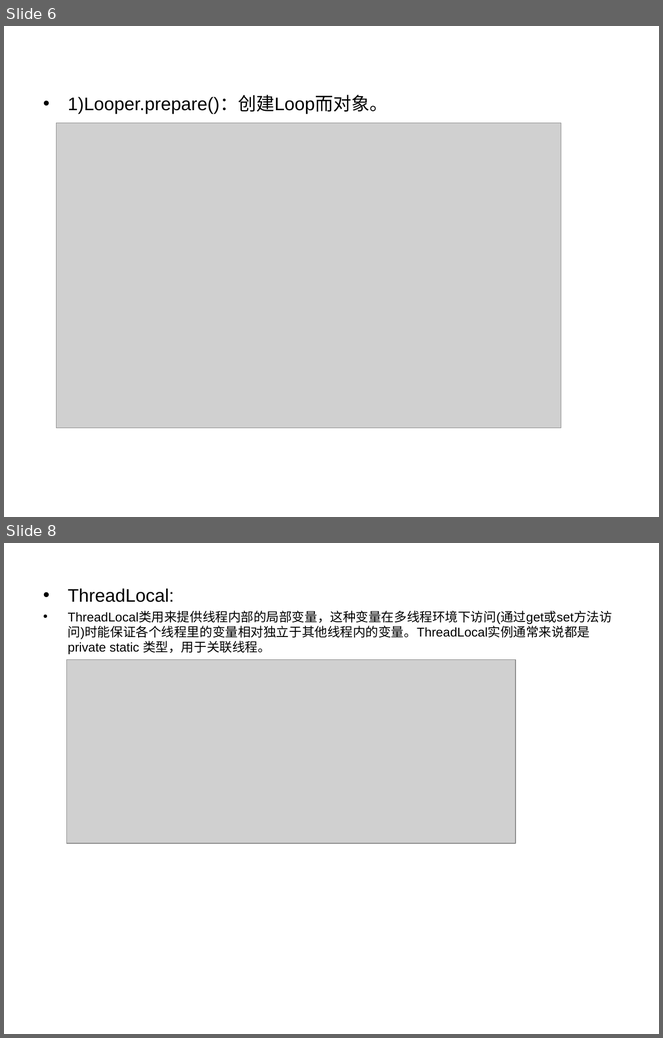
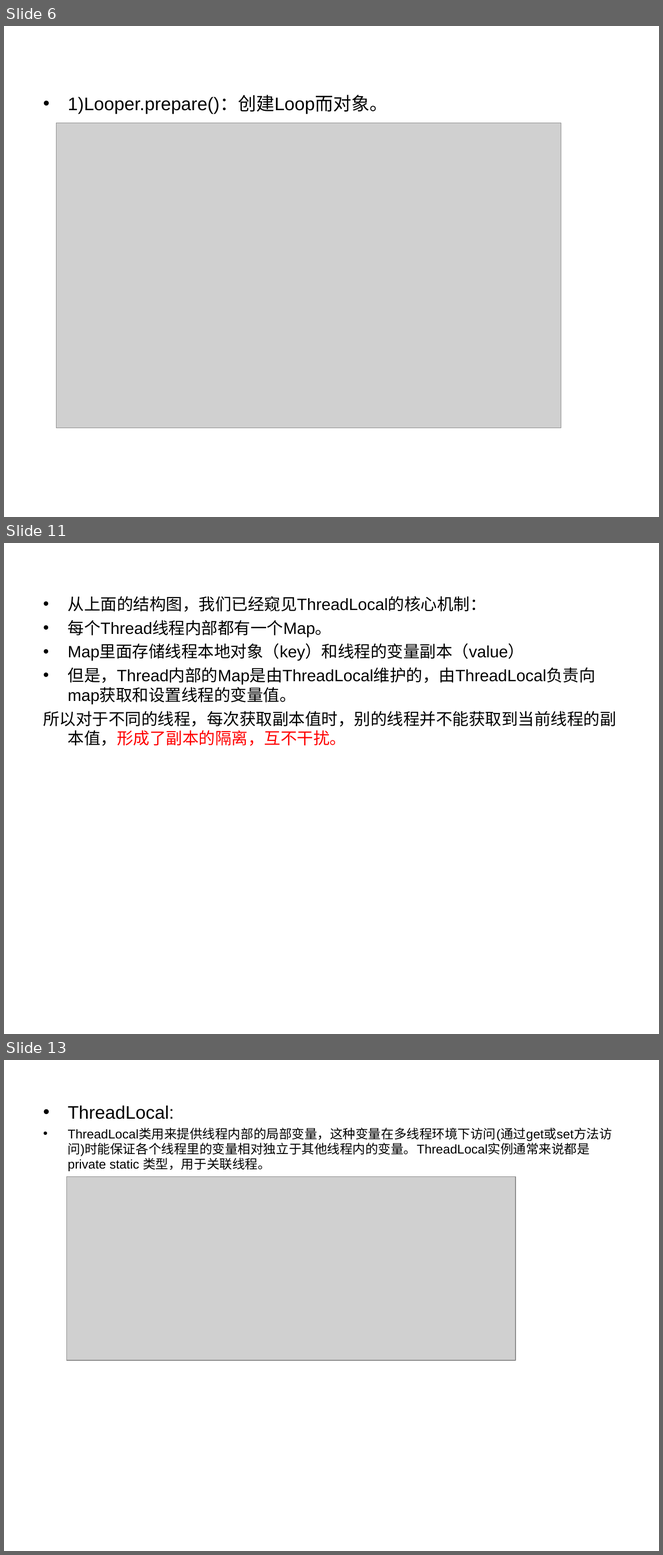
Before and after one commit to PeakLi/Android-Handler, a slide deck: Android Handler.ppt. Shown one above the other, each under a label of ours: slides 6 and 8 before the commit, slides 6, 11 and 13 after it; the slides between them are not shown. The pictures are 663x1038 and 663x1555 pixels, drawn with LibreOffice and Linux fonts; fonts in the diff are those of the drawing; grey boxes stand for pictures. Boxes give left, top, right and bottom in pixels: in the first picture for what was removed or moved away, otherwise in the second. Text is boxed around its words. In the diff, an @@ line names an element or a change of style, - is before the commit and + after.

```diff
--- a/Android Handler.ppt
+++ b/Android Handler.ppt
@@ slide 11 added at (4, 543, 659, 1034), background #FFFFFF @@
@@ text added at (43, 596, 616, 746), 18 pt, text #000000 @@
+• 从上面的结构图，我们已经窥见ThreadLocal的核心机制：
+• 每个Thread线程内部都有一个Map。
+• Map里面存储线程本地对象（key）和线程的变量副本（value）
+• 但是，Thread内部的Map是由ThreadLocal维护的，由ThreadLocal负责向map获取和设置线程的变量值。
+所以对于不同的线程，每次获取副本值时，别的线程并不能获取到当前线程的副本值，形成了副本的隔离，互不干扰。
@@ what was slide 8 is now slide 13 @@
```
Also in this commit, not shown: 1 slide changed, 4 other slides added.
